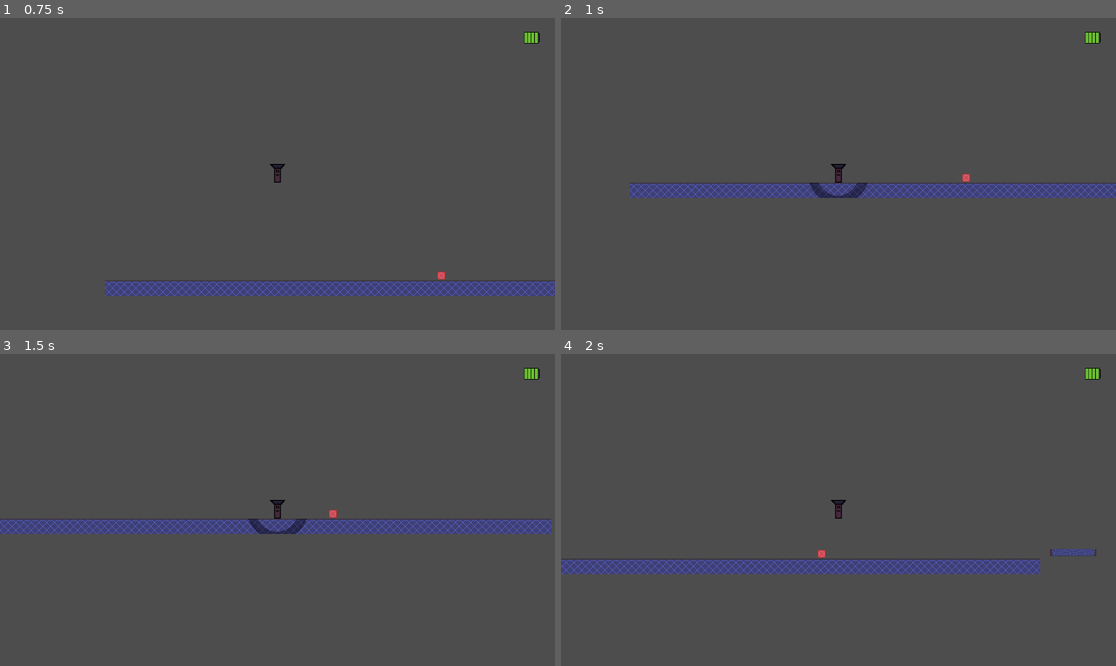
Above: before the commit, frames 1-4 (two rows, left to right).
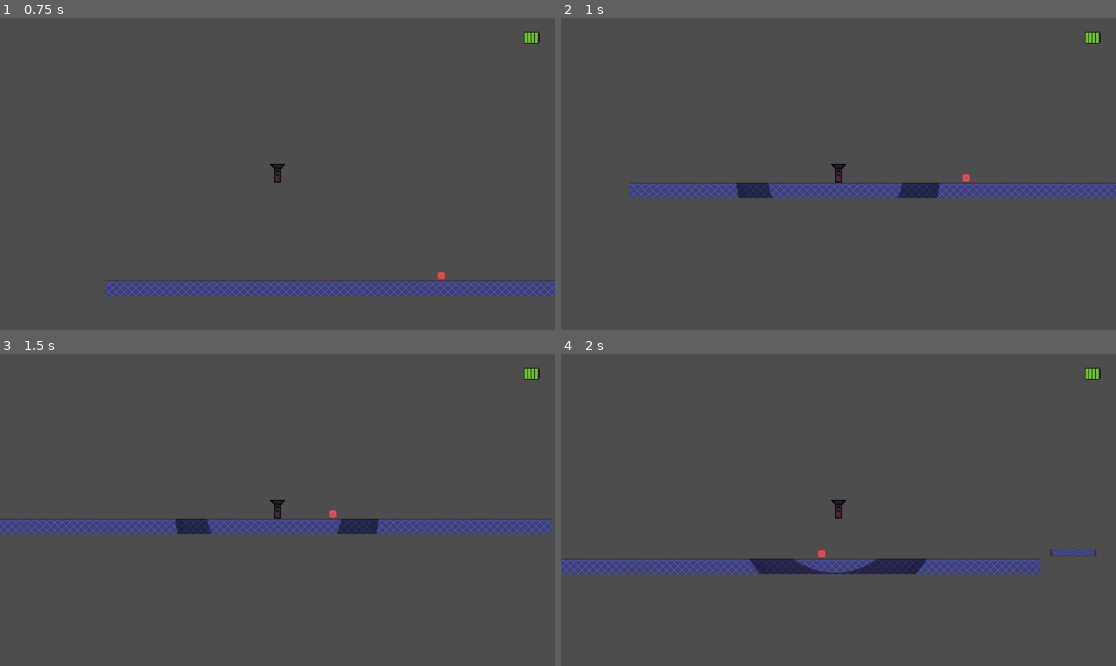
Above: after the commit, the same moments.

Repository: qfaxas/alpha_odicell
Game: Godot game, scene res://cenas/fase_teste.tscn
Same seed, same stepped clock (60 frames per second), same inputs: the game is played once before the commit and once after it. This scene is started directly instead of the project's main scene.
Inputs:
- Up to frame 1 (0.75 s): tap Enter at 0.5 s; hold D (right) from 0.53 s (still down)
- Up to frame 2 (1 s): keep holding D (right); tap Space (jump) at 0.77 s
- Up to frame 3 (1.5 s): keep holding D (right)
- Up to frame 4 (2 s): keep holding D (right); tap Space (jump) at 1.52 s

Frame 1 is identical in both runs. In frame 2, 0.9% of the frame differs, in the area x 31-69%, y 52-58%; in frame 3, 0.9%; in frame 4, 1.0%, in the area x 34-66%, y 65-71%.

Commit message:
atualizações na luz

Diff:
--- a/cenas/fase_1.tscn
+++ b/cenas/fase_1.tscn
@@ -360,6 +360,9 @@
 "fini": SubResource("Animation_4hfch")
 }
 
+[sub_resource type="OccluderPolygon2D" id="OccluderPolygon2D_u8jja"]
+polygon = PackedVector2Array(-876, -11, -846, -10, -848, -148, -875, -147)
+
 [node name="fase1" type="Node2D"]
 script = ExtResource("1_4pemp")
 
@@ -369,65 +372,14 @@
 anchors_preset = 15
 anchor_right = 1.0
 anchor_bottom = 1.0
-offset_left = -2759.0
+offset_left = -2860.0
 offset_top = -796.0
-offset_right = 453.0
+offset_right = 12867.0
 offset_bottom = 575.0
 grow_horizontal = 2
 grow_vertical = 2
 texture = ExtResource("2_s2rj0")
-
-[node name="fundo2" type="TextureRect" parent="."]
-texture_filter = 1
-anchors_preset = 15
-anchor_right = 1.0
-anchor_bottom = 1.0
-offset_left = 450.0
-offset_top = -802.0
-offset_right = 3662.0
-offset_bottom = 569.0
-grow_horizontal = 2
-grow_vertical = 2
-texture = ExtResource("2_s2rj0")
-
-[node name="fundo3" type="TextureRect" parent="."]
-texture_filter = 1
-anchors_preset = 15
-anchor_right = 1.0
-anchor_bottom = 1.0
-offset_left = 3643.0
-offset_top = -798.0
-offset_right = 6855.0
-offset_bottom = 573.0
-grow_horizontal = 2
-grow_vertical = 2
-texture = ExtResource("2_s2rj0")
-
-[node name="fundo4" type="TextureRect" parent="."]
-texture_filter = 1
-anchors_preset = 15
-anchor_right = 1.0
-anchor_bottom = 1.0
-offset_left = 6850.0
-offset_top = -798.0
-offset_right = 10062.0
-offset_bottom = 573.0
-grow_horizontal = 2
-grow_vertical = 2
-texture = ExtResource("2_s2rj0")
-
-[node name="fundo5" type="TextureRect" parent="."]
-texture_filter = 1
-anchors_preset = 15
-anchor_right = 1.0
-anchor_bottom = 1.0
-offset_left = 10050.0
-offset_top = -794.0
-offset_right = 13262.0
-offset_bottom = 577.0
-grow_horizontal = 2
-grow_vertical = 2
-texture = ExtResource("2_s2rj0")
+stretch_mode = 1
 
 [node name="CanvasModulate" type="CanvasModulate" parent="."]
 color = Color(0.158472, 0.158472, 0.158472, 1)
@@ -536,3 +488,6 @@
 
 [node name="menu_pause" parent="CanvasLayer" instance=ExtResource("6_1m1bv")]
 visible = false
+
+[node name="LightOccluder2D" type="LightOccluder2D" parent="."]
+occluder = SubResource("OccluderPolygon2D_u8jja")
--- a/cenas/personagem_principal.tscn
+++ b/cenas/personagem_principal.tscn
@@ -4,7 +4,7 @@
 [ext_resource type="Texture2D" uid="uid://ditnc4ixywcge" path="res://assets/arte/bateria_cheia.png" id="2_bv4xw"]
 [ext_resource type="AudioStream" uid="uid://dgy55wxhbr8hh" path="res://assets/sfx/Movimentacao/jump.wav" id="3_jbw6n"]
 [ext_resource type="AudioStream" uid="uid://b7qdpjhwe1pi5" path="res://assets/sfx/Movimentacao/step.wav" id="4_bcfcs"]
-[ext_resource type="Texture2D" uid="uid://beqwmkurya7bl" path="res://assets/arte/luz_teste.png" id="5_ry107"]
+[ext_resource type="Texture2D" uid="uid://b5fbosduhl5vb" path="res://assets/arte/luz_média.png" id="5_bimda"]
 
 [sub_resource type="RectangleShape2D" id="RectangleShape2D_0xoje"]
 size = Vector2(19, 39)
@@ -35,6 +35,8 @@
 stream = ExtResource("4_bcfcs")
 
 [node name="PointLight2D" type="PointLight2D" parent="."]
+position = Vector2(-1, 2.00001)
+scale = Vector2(1.65625, 1.60742)
 blend_mode = 2
 shadow_enabled = true
-texture = ExtResource("5_ry107")
+texture = ExtResource("5_bimda")
--- a/scripts/autoload.gd
+++ b/scripts/autoload.gd
@@ -6,10 +6,9 @@
 var fase2 = false
 var fase3 = false
 
-var escuro = false
 
 func _on_timer_timeout():
-	escuro = true
+	get_tree().change_scene_to_file("res://cenas/menu_morte.tscn")
 
 func comeco(valor):
 	energia.wait_time = valor
Binary file added: assets/arte/luz_média.png
Not shown, added: assets/arte/luz_média.png.import
Not shown: 1 places in cenas/fase_1.tscn that only renumber resources
